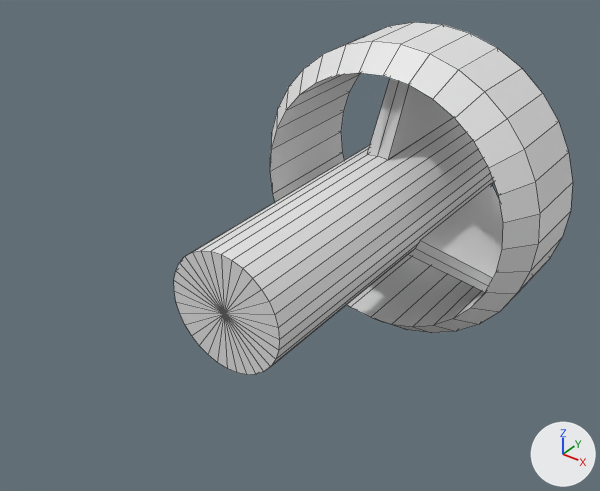
One commit to the Blender file Assets/Models/Ark.blend: the scene before it, then after it.
Camera for both pictures: a 50 mm camera at (6.71, -10.64, 6.97) aimed at (-0.22, -1.4, 0.06). The lights are fixed; the arrows at lower right show +X, +Y and +Z. Mesh edges are drawn as thin lines.
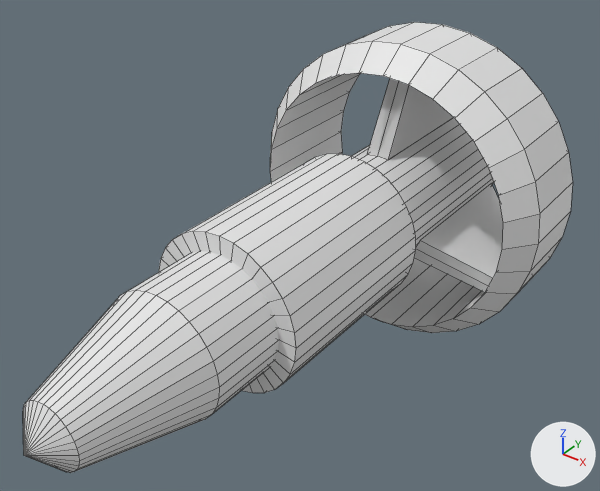
Commit message: Updated ark model.

Pixel boxes [x1, y1, x2, y2] of what changed, in the pictures (600 x 491 px):
'Cylinder.002', reshaped (47% wider, 38% taller)
    before: [174, 118, 494, 375]
    after: [23, 118, 494, 473]
'Cylinder.003', added
    after: [159, 154, 416, 393]

What the commit changed:
me_cylinder_002 is used by ob_cylinder_002; location (0.0, 0.0, 0.0); rotation (-1.571, 0.0, 0.0), in degrees (-90, 0, 0); scale (1.0, -1.0, 1.0).
me_cylinder_002 had 66 vertices, 96 faces and spanned x -1.0..1.0, y -1.0..1.0, z -3.5..3.5.
me_cylinder_002 now has 130 vertices, 160 faces and spans x -1.0..1.0, y -1.0..1.0, z -6.97..4.41.
Part 1, on me_cylinder_002:
2 vertices are removed from x 0.0, y 0.0, z -3.5..3.5.
64 faces are deleted.
32 vertices in x -1.0..1.0, y -1.0..1.0, z -3.5 move by (0.0, 0.0, -1.24).
66 vertices are added at x -0.5..0.5, y -0.5..0.5, z -6.97..4.41.
128 new faces join them.
Mesh me_cylinder_003 is new.
It is a 32-sided cylinder along z spanning x -1.0..1.0, y -1.0..1.0, z -1.0..1.0.
Object 'Cylinder.003' (ob_cylinder_003) is new; it shows me_cylinder_003.
Its location is (0.0, -1.92, 0.0).
Its rotation in degrees is (-90, 0, 0).
Its scale is (1.3, 1.3, 1.6).
